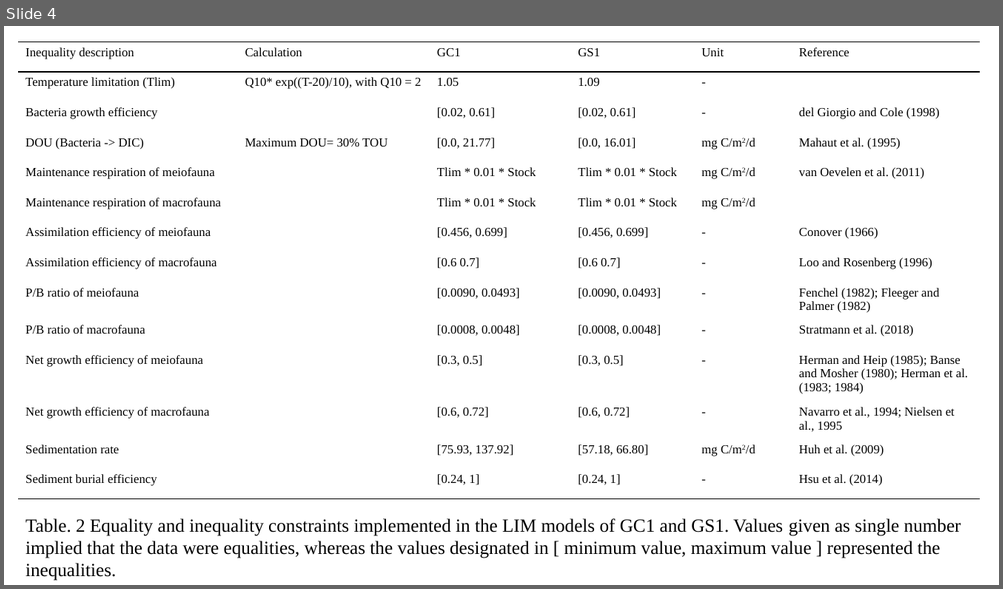
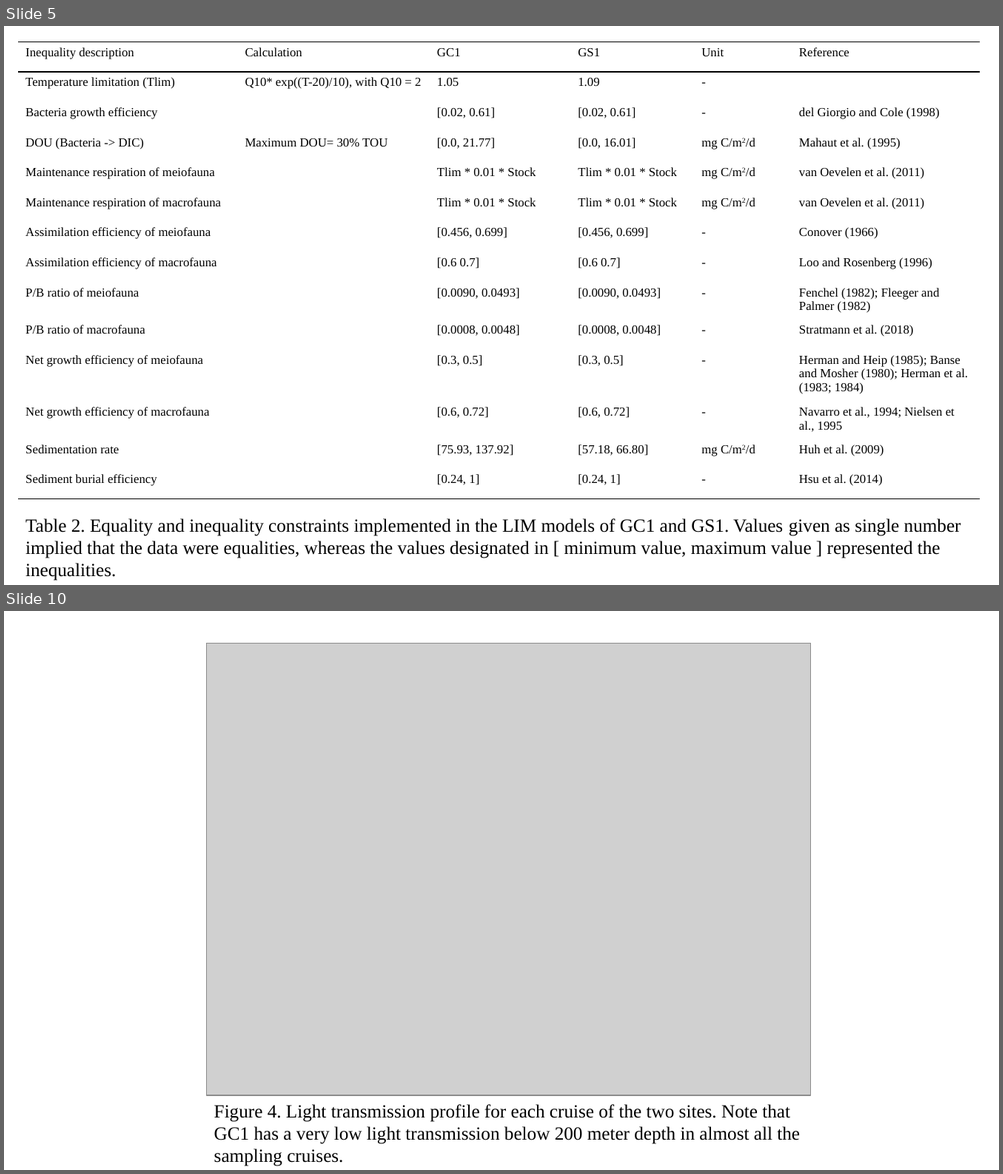
Before and after one commit to chueh1115/GPSC_data, a slide deck: context/thesis_fig.pptx. Shown one above the other, each under a label of ours: slide 4 before the commit, slides 5 and 10 after it; the slides between them are not shown. The pictures are 1003x589 and 1003x1174 pixels, drawn with LibreOffice and Linux fonts; fonts in the diff are those of the drawing; grey boxes stand for pictures. Boxes give left, top, right and bottom in pixels: in the first picture for what was removed or moved away, otherwise in the second. Text is boxed around its words. In the diff, an @@ line names an element or a change of style, - is before the commit and + after.

```diff
--- a/context/thesis_fig.pptx
+++ b/context/thesis_fig.pptx
@@ slide 10 added at box(4, 611, 999, 1170), background #FFFFFF @@
@@ picture added at box(207, 643, 811, 1096) @@
@@ text added at box(214, 1105, 800, 1167), 18 pt, text #000000 @@
+Figure 4. Light transmission profile for each cruise of the two sites. Note that GC1 has a very low light transmission below 200 meter depth in almost all the sampling cruises.
@@ what was slide 4 is now slide 5 @@
@@ slide 5 changed as well @@
@@ table at box(18, 42, 980, 499) @@
-row 6, column 6: 
+row 6, column 6: van Oevelen et al. (2011)
@@ text at box(25, 519, 961, 581): text changed @@
-Table. 2 Equality and inequality constraints implemented in the LIM models of GC1 and GS1. Values given as single number implied that the data were equalities, whereas the values designated in [ minimum value, maximum value ] represented the inequalities.
+Table 2. Equality and inequality constraints implemented in the LIM models of GC1 and GS1. Values given as single number implied that the data were equalities, whereas the values designated in [ minimum value, maximum value ] represented the inequalities.
```
Also in this commit, not shown: 16 other slides changed, 13 other slides added, 13 slides removed.
